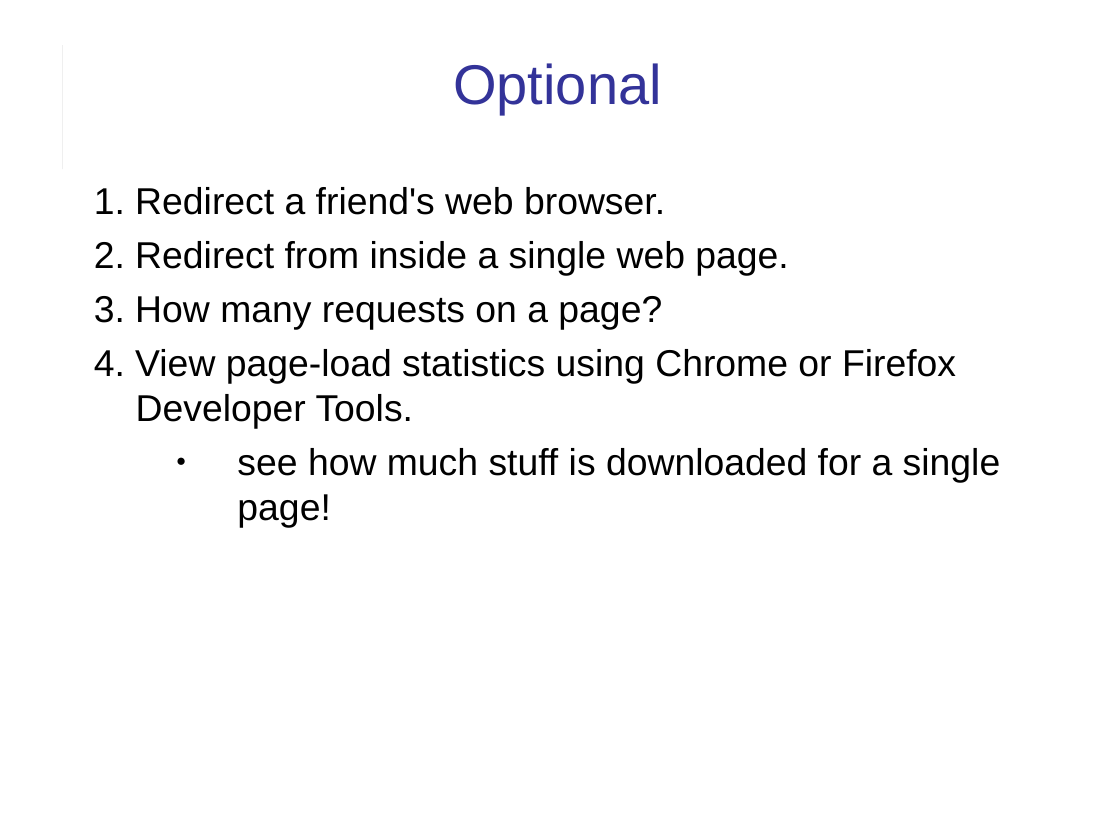
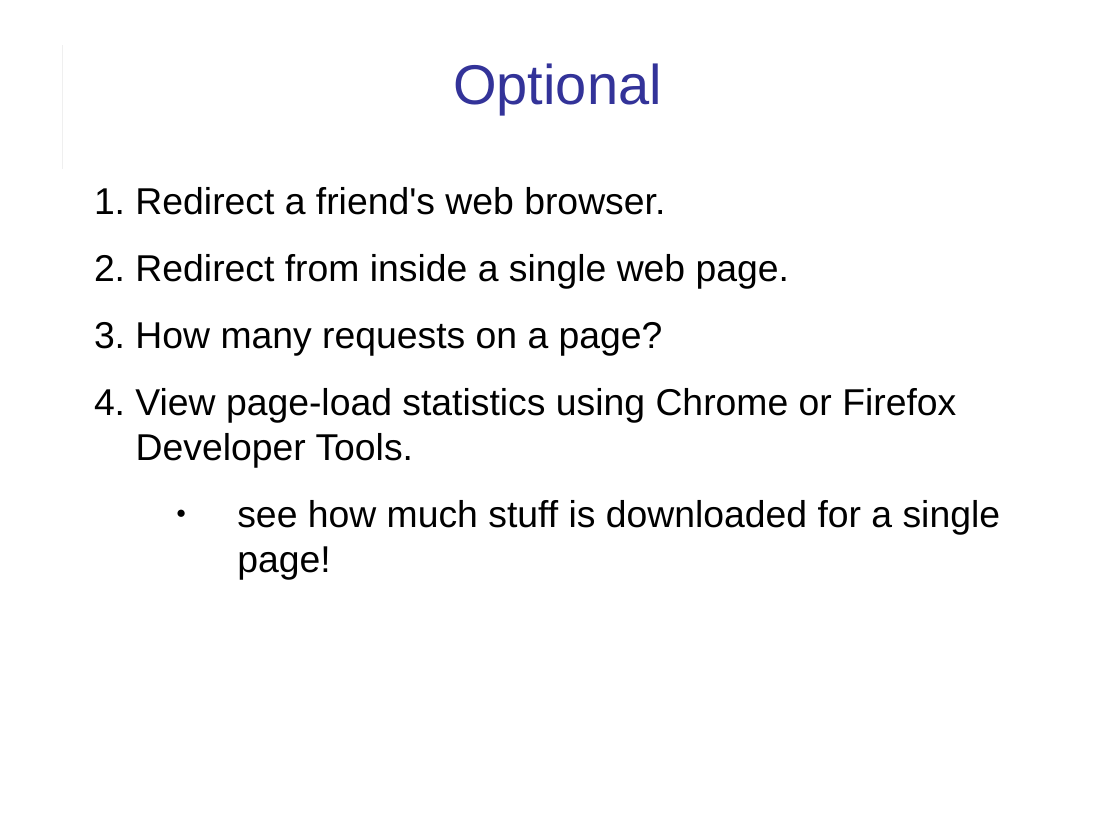
Before and after one commit to cpske/ISP, a slide deck: slide 16 of web/HTTP-in-Action.ppt. Drawn at 1120x840 pixels with LibreOffice and Linux fonts; fonts in the diff are those of the drawing. Boxes give left, top, right and bottom in pixels: in the first picture for what was removed or moved away, otherwise in the second. Text is boxed around its words. In the diff, an @@ line names an element or a change of style, - is before the commit and + after.

```diff
--- a/web/HTTP-in-Action.ppt
+++ b/web/HTTP-in-Action.ppt
@@ text "1. Redirect a friend's web ..." at <box>94,187,1001,579</box>: more space between paragraphs @@
```
Also in this commit, not shown: 11 other slides changed, 1 other file.
